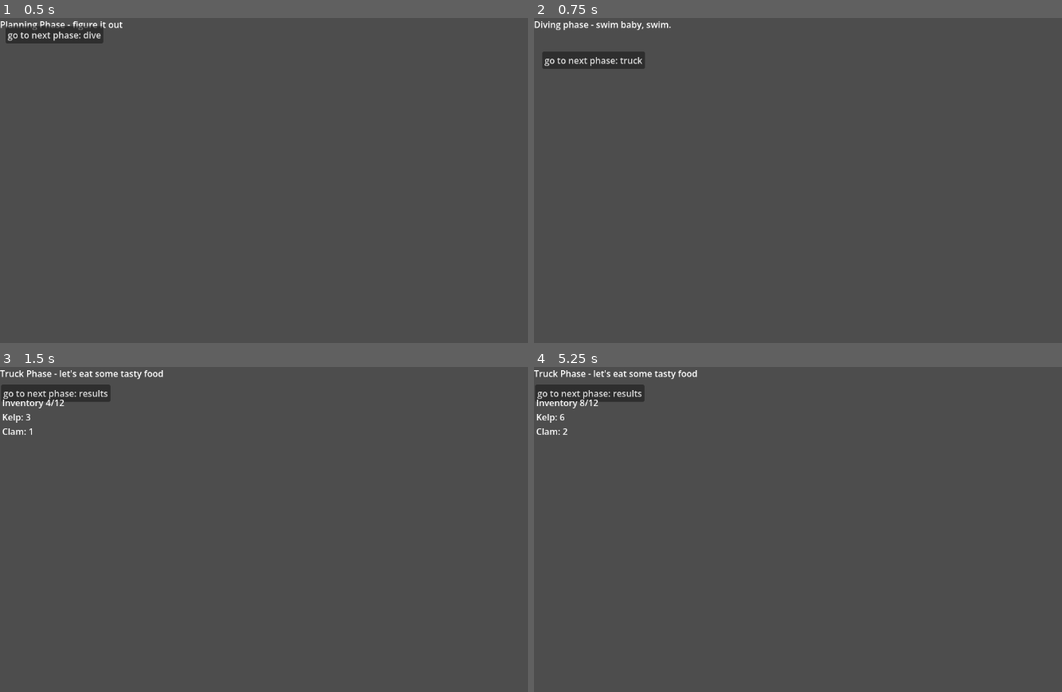
Above: before the commit, frames 1-4 (two rows, left to right).
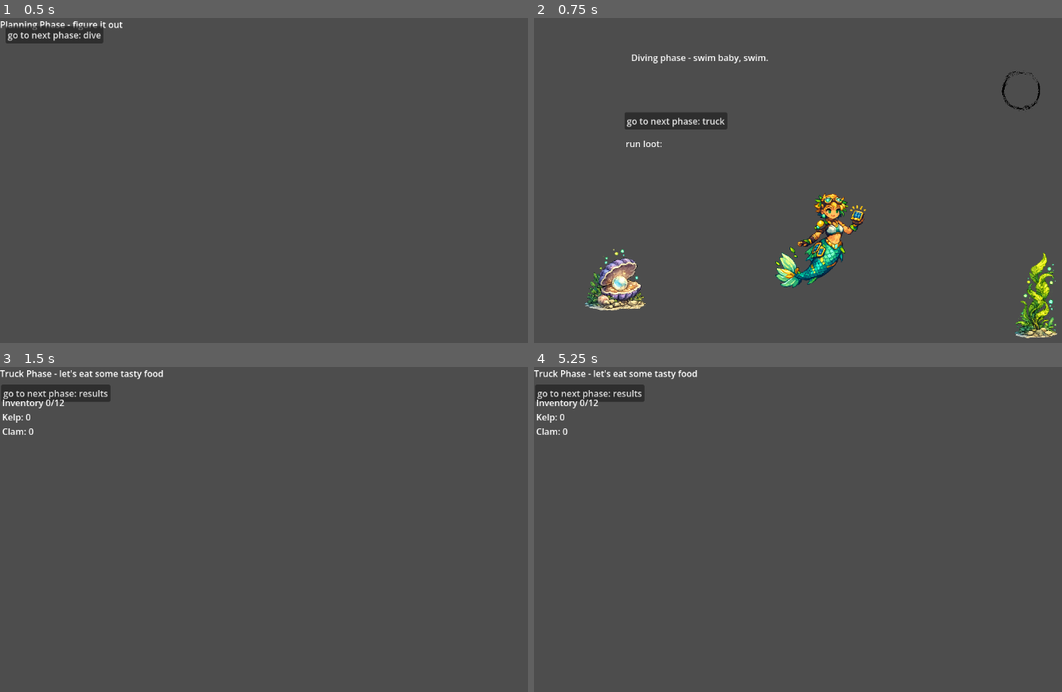
Above: after the commit, the same moments.

Repository: rae-ralston/mermaid-food-truck
Game: Godot game, scene res://scenes/main/main.tscn
Two runs of this game, one before a commit and one after it. Both use one fixed random seed, a clock stepped at 60 frames per second and the inputs below.
Inputs:
- Up to frame 1 (0.5 s): no input
- Up to frame 2 (0.75 s): click "go to next phase: dive" at 0.5 s
- Up to frame 3 (1.5 s): click "go to next phase: truck" at 1.25 s
- Up to frame 4 (5.25 s): click "go to next phase: results" at 2 s; click "go to next phase: shop" at 2.75 s; click "go to next phase: planning" at 3.5 s; click "go to next phase: dive" at 4.25 s; click "go to next phase: truck" at 5 s

Frame 1 is identical in both runs. In frame 2, 6.7% of the frame differs, in the area x 0-100%, y 0-99%; in frame 3, less than 0.1%; in frame 4, less than 0.1%.

Commit message:
add player movement, items in world

Diff:
--- /dev/null
+++ b/data/ingredients/clam.tres
@@ -0,0 +1,11 @@
+[gd_resource type="Resource" script_class="IngredientData" format=3 uid="uid://llrh0xapr6w8"]
+
+[ext_resource type="Script" uid="uid://n1yc0ylmvws4" path="res://resources/ingredient_data.gd" id="1_dx604"]
+[ext_resource type="Texture2D" uid="uid://dt80pg3aghgy6" path="res://assets/ingredients/clam.png" id="2_bmsla"]
+
+[resource]
+script = ExtResource("1_dx604")
+id = &"clam"
+display_name = "clam"
+sprite = ExtResource("2_bmsla")
+metadata/_custom_type_script = "uid://n1yc0ylmvws4"
--- /dev/null
+++ b/data/ingredients/kelp.tres
@@ -0,0 +1,11 @@
+[gd_resource type="Resource" script_class="IngredientData" format=3 uid="uid://bkbxxqax43ccc"]
+
+[ext_resource type="Script" uid="uid://n1yc0ylmvws4" path="res://resources/ingredient_data.gd" id="1_nqlgm"]
+[ext_resource type="Texture2D" uid="uid://bg4bfnfdqbh7c" path="res://assets/ingredients/kelp.png" id="2_ef5l6"]
+
+[resource]
+script = ExtResource("1_nqlgm")
+id = &"kelp"
+display_name = "kelp"
+sprite = ExtResource("2_ef5l6")
+metadata/_custom_type_script = "uid://n1yc0ylmvws4"
--- a/project.godot
+++ b/project.godot
@@ -22,3 +22,35 @@
 [autoload]
 
 GameState="*uid://dqt8nxif3f6f1"
+
+[input]
+
+interact={
+"deadzone": 0.2,
+"events": [Object(InputEventKey,"resource_local_to_scene":false,"resource_name":"","device":-1,"window_id":0,"alt_pressed":false,"shift_pressed":false,"ctrl_pressed":false,"meta_pressed":false,"pressed":false,"keycode":0,"physical_keycode":69,"key_label":0,"unicode":101,"location":0,"echo":false,"script":null)
+]
+}
+move_right={
+"deadzone": 0.2,
+"events": [Object(InputEventKey,"resource_local_to_scene":false,"resource_name":"","device":-1,"window_id":0,"alt_pressed":false,"shift_pressed":false,"ctrl_pressed":false,"meta_pressed":false,"pressed":false,"keycode":0,"physical_keycode":4194321,"key_label":0,"unicode":0,"location":0,"echo":false,"script":null)
+, Object(InputEventKey,"resource_local_to_scene":false,"resource_name":"","device":-1,"window_id":0,"alt_pressed":false,"shift_pressed":false,"ctrl_pressed":false,"meta_pressed":false,"pressed":false,"keycode":0,"physical_keycode":68,"key_label":0,"unicode":100,"location":0,"echo":false,"script":null)
+]
+}
+move_left={
+"deadzone": 0.2,
+"events": [Object(InputEventKey,"resource_local_to_scene":false,"resource_name":"","device":-1,"window_id":0,"alt_pressed":false,"shift_pressed":false,"ctrl_pressed":false,"meta_pressed":false,"pressed":false,"keycode":0,"physical_keycode":4194319,"key_label":0,"unicode":0,"location":0,"echo":false,"script":null)
+, Object(InputEventKey,"resource_local_to_scene":false,"resource_name":"","device":-1,"window_id":0,"alt_pressed":false,"shift_pressed":false,"ctrl_pressed":false,"meta_pressed":false,"pressed":false,"keycode":0,"physical_keycode":65,"key_label":0,"unicode":97,"location":0,"echo":false,"script":null)
+]
+}
+move_up={
+"deadzone": 0.2,
+"events": [Object(InputEventKey,"resource_local_to_scene":false,"resource_name":"","device":-1,"window_id":0,"alt_pressed":false,"shift_pressed":false,"ctrl_pressed":false,"meta_pressed":false,"pressed":false,"keycode":0,"physical_keycode":4194320,"key_label":0,"unicode":0,"location":0,"echo":false,"script":null)
+, Object(InputEventKey,"resource_local_to_scene":false,"resource_name":"","device":-1,"window_id":0,"alt_pressed":false,"shift_pressed":false,"ctrl_pressed":false,"meta_pressed":false,"pressed":false,"keycode":0,"physical_keycode":87,"key_label":0,"unicode":119,"location":0,"echo":false,"script":null)
+]
+}
+move_down={
+"deadzone": 0.2,
+"events": [Object(InputEventKey,"resource_local_to_scene":false,"resource_name":"","device":-1,"window_id":0,"alt_pressed":false,"shift_pressed":false,"ctrl_pressed":false,"meta_pressed":false,"pressed":false,"keycode":0,"physical_keycode":4194322,"key_label":0,"unicode":0,"location":0,"echo":false,"script":null)
+, Object(InputEventKey,"resource_local_to_scene":false,"resource_name":"","device":-1,"window_id":0,"alt_pressed":false,"shift_pressed":false,"ctrl_pressed":false,"meta_pressed":false,"pressed":false,"keycode":0,"physical_keycode":83,"key_label":0,"unicode":115,"location":0,"echo":false,"script":null)
+]
+}
--- /dev/null
+++ b/resources/ingredient_data.gd
@@ -0,0 +1,6 @@
+extends Resource
+class_name IngredientData
+
+@export var id: StringName
+@export var display_name: String
+@export var sprite: Texture2D
--- /dev/null
+++ b/scenes/Diver.tscn
@@ -0,0 +1,27 @@
+[gd_scene format=3 uid="uid://cgorwwg8pq6yc"]
+
+[ext_resource type="Texture2D" uid="uid://bpx1h8bbgcaud" path="res://assets/characters/demo_mermaid_sm.png" id="1_pqlss"]
+[ext_resource type="Script" uid="uid://cgo6agrf5evda" path="res://scripts/controller_diver.gd" id="1_xgvnv"]
+
+[sub_resource type="CapsuleShape2D" id="CapsuleShape2D_pqlss"]
+radius = 18.0
+height = 124.01367
+
+[sub_resource type="CircleShape2D" id="CircleShape2D_pqlss"]
+
+[node name="Diver" type="CharacterBody2D" unique_id=882753087]
+script = ExtResource("1_xgvnv")
+
+[node name="Mermaid" type="Sprite2D" parent="." unique_id=906892092]
+position = Vector2(-22.624939, 1.9931641)
+scale = Vector2(0.23801601, 0.23801596)
+texture = ExtResource("1_pqlss")
+
+[node name="MermaidCollision" type="CollisionShape2D" parent="." unique_id=289509064]
+position = Vector2(0, -12)
+shape = SubResource("CapsuleShape2D_pqlss")
+
+[node name="InteractionZone" type="Area2D" parent="." unique_id=33921067]
+
+[node name="CollisionShape2D" type="CollisionShape2D" parent="InteractionZone" unique_id=2113280918]
+shape = SubResource("CircleShape2D_pqlss")
--- /dev/null
+++ b/scenes/Gatherable.tscn
@@ -0,0 +1,15 @@
+[gd_scene format=3 uid="uid://dk6qw7c5wr6n5"]
+
+[ext_resource type="Script" uid="uid://c1puexttxekpj" path="res://scripts/gatherable.gd" id="1_sb873"]
+
+[sub_resource type="CircleShape2D" id="CircleShape2D_sb873"]
+radius = 21.023796
+
+[node name="Gatherable" type="Area2D" unique_id=724619957]
+script = ExtResource("1_sb873")
+
+[node name="Sprite2D" type="Sprite2D" parent="." unique_id=2057746232]
+unique_name_in_owner = true
+
+[node name="CollisionShape2D" type="CollisionShape2D" parent="." unique_id=1999078992]
+shape = SubResource("CircleShape2D_sb873")
--- a/scenes/phases/PhaseDive.tscn
+++ b/scenes/phases/PhaseDive.tscn
@@ -1,20 +1,76 @@
 [gd_scene format=3 uid="uid://du5xi617rbs8o"]
 
 [ext_resource type="Script" uid="uid://rtcpo4mqd8ep" path="res://scripts/core/phase_dive.gd" id="1_kdymv"]
+[ext_resource type="PackedScene" uid="uid://dk6qw7c5wr6n5" path="res://scenes/Gatherable.tscn" id="2_15aut"]
+[ext_resource type="PackedScene" uid="uid://cgorwwg8pq6yc" path="res://scenes/Diver.tscn" id="2_axc04"]
+[ext_resource type="Texture2D" uid="uid://bls7bxslauon" path="res://assets/exit_dive_zone.png" id="3_15aut"]
+[ext_resource type="Resource" uid="uid://bkbxxqax43ccc" path="res://data/ingredients/kelp.tres" id="3_wywg5"]
+[ext_resource type="Resource" uid="uid://llrh0xapr6w8" path="res://data/ingredients/clam.tres" id="4_pv530"]
+
+[sub_resource type="TileSet" id="TileSet_15aut"]
+
+[sub_resource type="RectangleShape2D" id="RectangleShape2D_hjqkg"]
+size = Vector2(56, 51)
 
 [node name="PhaseDive" type="Control" unique_id=1390649418]
 layout_mode = 3
 anchors_preset = 0
 script = ExtResource("1_kdymv")
 
-[node name="Label" type="Label" parent="." unique_id=1510692009]
+[node name="World" type="Node2D" parent="." unique_id=1150662282]
+
+[node name="Level" type="TileMapLayer" parent="World" unique_id=388151693]
+tile_set = SubResource("TileSet_15aut")
+
+[node name="Gatherables" type="Node2D" parent="World" unique_id=1300423941]
+
+[node name="Kelp" parent="World/Gatherables" unique_id=724619957 instance=ExtResource("2_15aut")]
+position = Vector2(909, 502)
+scale = Vector2(0.25, 0.25)
+ingredient = ExtResource("3_wywg5")
+
+[node name="Clam" parent="World/Gatherables" unique_id=64548439 instance=ExtResource("2_15aut")]
+position = Vector2(147, 473)
+scale = Vector2(0.25, 0.25)
+ingredient = ExtResource("4_pv530")
+
+[node name="ExtractionZone" type="Area2D" parent="World" unique_id=859701932]
+position = Vector2(887, 135)
+
+[node name="CollisionShape2D" type="CollisionShape2D" parent="World/ExtractionZone" unique_id=812380522]
+position = Vector2(-1.500061, -1.6564331)
+shape = SubResource("RectangleShape2D_hjqkg")
+
+[node name="Sprite2D" type="Sprite2D" parent="World/ExtractionZone" unique_id=1526785757]
+position = Vector2(-5.500061, -3.1564255)
+scale = Vector2(0.038419873, 0.038419876)
+texture = ExtResource("3_15aut")
+
+[node name="Diver" parent="World" unique_id=882753087 instance=ExtResource("2_axc04")]
+position = Vector2(540, 400)
+
+[node name="HUD" type="Control" parent="." unique_id=1958385963]
+anchors_preset = 0
+offset_right = 40.0
+offset_bottom = 40.0
+
+[node name="LocationLabel" type="Label" parent="HUD" unique_id=1510692009]
 layout_mode = 0
-offset_right = 40.0
-offset_bottom = 23.0
+offset_left = 176.0
+offset_top = 60.0
+offset_right = 216.0
+offset_bottom = 83.0
 
-[node name="Button" type="Button" parent="." unique_id=1605032597]
+[node name="Button" type="Button" parent="HUD" unique_id=1605032597]
 layout_mode = 0
-offset_left = 15.0
-offset_top = 61.0
-offset_right = 152.0
-offset_bottom = 92.0
+offset_left = 164.0
+offset_top = 171.0
+offset_right = 301.0
+offset_bottom = 202.0
+
+[node name="InventoryLabel" type="Label" parent="HUD" unique_id=761028496]
+layout_mode = 0
+offset_left = 166.0
+offset_top = 216.0
+offset_right = 206.0
+offset_bottom = 239.0
--- /dev/null
+++ b/scripts/controller_diver.gd
@@ -0,0 +1,71 @@
+extends CharacterBody2D
+class_name DiverController
+
+signal interaction_performed(result: Dictionary)
+
+@export var speed: float = 220.0
+@onready var interaction_zone: Area2D = $InteractionZone
+
+var nearby: Array[Area2D] = []
+
+func _ready() -> void:
+	interaction_zone.area_entered.connect(_on_area_entered)
+	interaction_zone.area_exited.connect(_on_area_exited)
+
+func _process(_delta: float) -> void:
+	if Input.is_action_just_pressed("interact"):
+		_try_interact()
+
+func _physics_process(_delta: float) -> void:
+	var input := Vector2(
+		Input.get_action_strength("move_right") - Input.get_action_strength("move_left"),
+		Input.get_action_strength("move_down") - Input.get_action_strength("move_up"),
+	)
+
+	if input.length_squared() > 0.0:
+		input = input.normalized()
+
+	velocity = input * speed
+	move_and_slide()
+
+func _on_area_entered(area) -> void:
+	print("entered:", area.name, " script=", area.get_script())
+	print("nearby:", nearby)
+	print("has Interact method: ad", area.has_method("interact"))
+	if area.has_method("interact"):
+		nearby.append(area)
+
+func _on_area_exited(area) -> void:
+	nearby.erase(area)
+
+func _try_interact() -> void:
+	nearby = nearby.filter(is_instance_valid)
+	if nearby.is_empty():
+		return
+
+	var best: Area2D = null
+	var best_score: float = -INF  # <-- FIX 1
+
+	for candidate in nearby:
+		if candidate.has_method("can_interact"):  # <-- FIX 2
+			if not candidate.can_interact(self):
+				continue
+
+		var distance2: float = global_position.distance_squared_to(candidate.global_position)
+		var score: float = -distance2
+
+		if candidate.has_method("get_interaction_priority"):
+			score += float(candidate.get_interaction_priority(self)) * 1_000_000.0
+
+		if score > best_score:
+			best_score = score
+			best = candidate
+
+	if best == null:
+		return
+
+	var result: Dictionary = best.interact(self)
+	if result == null:
+		result = {}
+
+	emit_signal("interaction_performed", result)
--- a/scripts/core/ids.gd
+++ b/scripts/core/ids.gd
@@ -1,12 +1,4 @@
 extends Node
-#extends Node
-#class_name Ids
-#
-## Ingredient IDs (StringName is efficient + safer than raw strings)
-#const ING_KELP: StringName = &"kelp"
-#const ING_CLAM: StringName = &"clam"
-#const ING_CORAL_SPICE: StringName = &"coral_spice"
-#const ING_GLOW_ALGAE: StringName = &"glow_algae"
 class_name Ids
 
 #ingredient IDs
--- a/scripts/core/phase_dive.gd
+++ b/scripts/core/phase_dive.gd
@@ -1,21 +1,76 @@
 extends BasePhase
 
+var run_gathered: Dictionary = {}
+var extracted := false
+
 func _ready() -> void:
-	$Label.text = "Diving phase - swim baby, swim."
-	$Button.text = "go to next phase: truck"
-	$Button.pressed.connect(_on_next)
+	$HUD/LocationLabel.text = "Diving phase - swim baby, swim."
+	$HUD/Button.text = "go to next phase: truck"
+	$HUD/Button.pressed.connect(_extract_and_finish)
+	$World/Diver.interaction_performed.connect(_on_interaction)
+	$World/ExtractionZone.body_entered.connect(_on_extraction_body_entered)
+
 
 func enter(_payload: Dictionary) -> void:
-	GameState.start_new_day()
+	run_gathered.clear()
+	extracted = false
+	_refresh_loot_ui()
 
-func _on_next() -> void:
-	var gathered := {
-		Ids.ING_KELP: 3,
-		Ids.ING_CLAM: 1
+func _on_interaction(result: Dictionary) -> void:
+	match result.get("type", ""):
+		"harvest":
+			var harvested: Dictionary= result.get("items", {})
+			_merge_into(run_gathered, harvested)
+			_update_debug_ui(run_gathered)
+		"talk":
+			_show_message(result.get("message", ""))
+		"blocked":
+			_show_message(result.get("message", "Can't."))
+		_:
+			pass
+
+func _merge_into(target: Dictionary, items: Dictionary) -> void:
+	for id in items.keys():
+		target[id] = int(target.get(id, 0)) + int(items[id])
+
+func _update_debug_ui(items_gathered) -> void:
+	print("[DIVE PHASE] updating UI with: ", items_gathered)
+	#var lines: Array[String] = []
+	#lines.append("Inventory %d/%d" % [GameState.inventory.total_count(), GameState.inventory.capacity])
+	#lines.append("Kelp: %d" % GameState.inventory.get_count(Ids.ING_KELP))
+	#lines.append("Clam: %d" % GameState.inventory.get_count(Ids.ING_CLAM))
+	#$InventoryLabel.text = "\n".join(lines)
+	pass
+
+func _refresh_loot_ui() -> void:
+	var lines: Array[String] = []
+	lines.append("run loot: ")
+
+	var keys := run_gathered.keys()
+	keys.sort_custom(func(a, b): return str(a) < str(b))
+
+	for id in keys:
+		lines.append("%s: %d" % [str(id), int(run_gathered[id])])
+
+	$HUD/InventoryLabel.text = "\n".join(lines)
+
+func _show_message(msg) -> void:
+	print("[DIVE PHASE] showing message: ", msg)
+	pass
+
+func _on_extraction_body_entered(body: Node) -> void:
+	if extracted: return
+	if body != $World/Diver: return
+
+	_extract_and_finish()
+
+func _extract_and_finish() -> void:
+	if extracted: return
+
+	extracted = true
+
+	var payload: Dictionary = {
+		"gathered": run_gathered.duplicate(true)
 	}
 
-	emit_signal(
-		"phase_finished",
-		PhaseIds.PhaseId.TRUCK,
-		{ "gathered": gathered }
-	)
+	emit_signal("phase_finished", PhaseIds.PhaseId.TRUCK, payload)
--- a/scripts/core/phase_ids.gd
+++ b/scripts/core/phase_ids.gd
@@ -1,5 +1,4 @@
 extends Node
-
 class_name PhaseIds
 
 enum PhaseId {
--- a/scripts/core/phase_planning.gd
+++ b/scripts/core/phase_planning.gd
@@ -6,7 +6,7 @@
 	$Button.pressed.connect(_on_next)
 
 func enter(_payload: Dictionary) -> void:
-	pass
+	GameState.start_new_day()
 
 func _on_next() -> void:
 	emit_signal("phase_finished", PhaseIds.PhaseId.DIVE, {})
--- /dev/null
+++ b/scripts/gatherable.gd
@@ -0,0 +1,35 @@
+extends Area2D
+class_name Gatherable
+
+@export var ingredient: IngredientData
+@export var amount: int = 1
+
+@onready var sprite: Sprite2D = $Sprite2D
+
+var harvested := false
+
+func _ready() -> void:
+	if sprite == null:
+		push_error("Sprite2D child missing under Gatherable.")
+		return
+
+	if ingredient != null and ingredient.sprite != null:
+		sprite.texture = ingredient.sprite
+
+func can_interact(_actor) -> bool:
+	return not harvested and ingredient != null
+
+func get_interaction_priority(_actor) -> int:
+	return 1
+
+func interact(_actor) -> Dictionary:
+	if harvested or ingredient == null:
+		return {}
+
+	harvested = true
+	queue_free()
+
+	return {
+		"type": "harvest",
+		"items": { ingredient.id: amount }
+	}
Binary file added: assets/characters/demo_mermaid_sm.png
Not shown, added: assets/characters/demo_mermaid_sm.png.import
Binary file added: assets/exit_dive_zone.png
Not shown, added: assets/exit_dive_zone.png.import
Binary file added: assets/ingredients/clam.png
Not shown, added: assets/ingredients/clam.png.import
Binary file added: assets/ingredients/kelp.png
Not shown, added: assets/ingredients/kelp.png.import
Not shown, added: resources/ingredient_data.gd.uid
Not shown, added: scripts/controller_diver.gd.uid
Not shown, added: scripts/gatherable.gd.uid
